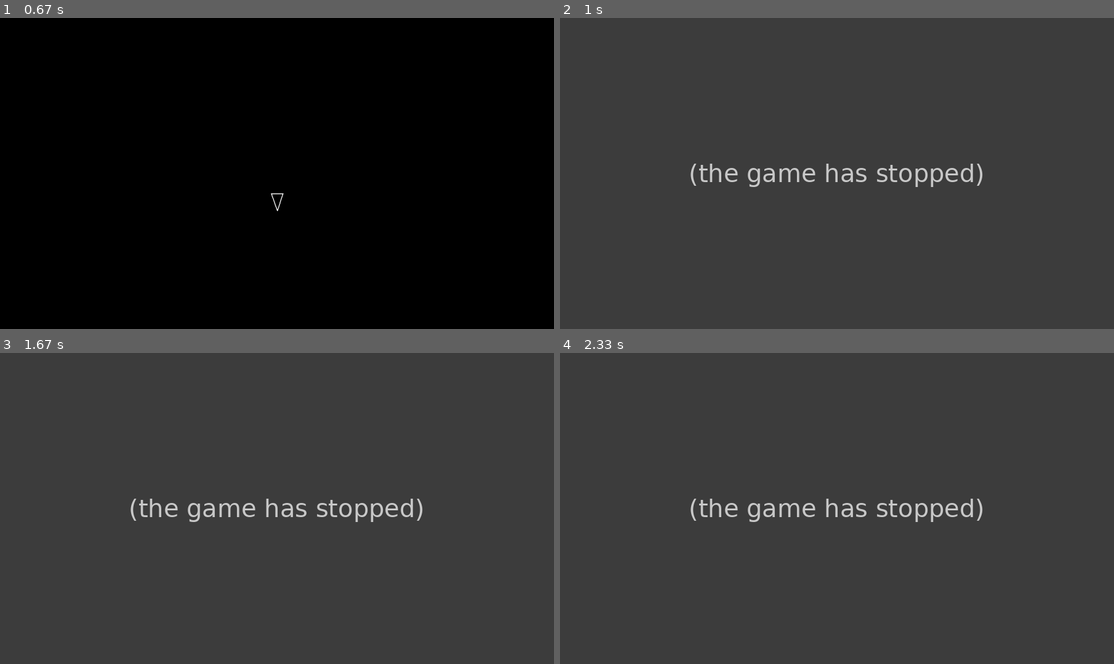
Above: before the commit, frames 1-4 (two rows, left to right).
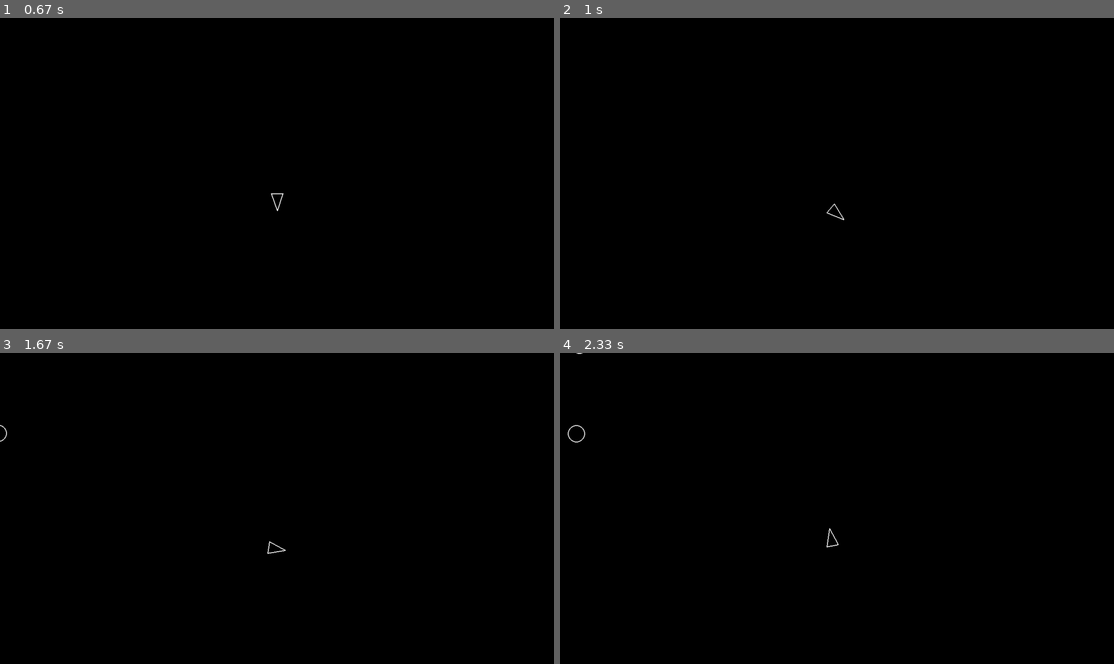
Above: after the commit, the same moments.

Repository: usrmod/pygame_asteroids
Game: pygame game, started from main.py
Two runs of this game, one before a commit and one after it. Both use one fixed random seed, a clock stepped at 60 frames per second and the inputs below.
Inputs:
- Up to frame 1 (0.67 s): hold W from 0.33 s (still down)
- Up to frame 2 (1 s): release W at 0.8 s; hold A from 0.83 s (still down)
- Up to frame 3 (1.67 s): release A at 1.37 s; hold S from 1.4 s (still down)
- Up to frame 4 (2.33 s): release S at 1.7 s; hold A 1.73-2.13 s; tap C at 1.88 s; hold W from 2.17 s (still down)

Frame 1 is identical in both runs. In frame 2, 100% of the frame differs, in the area x 0-100%, y 0-100%; in frame 3, 100%; in frame 4, 100%.
Error before the commit: NameError: name 'x' is not defined (asteroid.py line 12); the game stopped at 0.8 s (later frames are placeholders)

Commit message:
ch3 l2 - asteriod and player collision completed

Diff:
--- a/asteroid.py
+++ b/asteroid.py
@@ -6,10 +6,10 @@
 
 class Asteroid(CircleShape):
     def __init__(self, x, y, radius):
-        super().__init__(x, y, PLAYER_RADIUS)
+        super().__init__(x, y, radius)
 
     def draw(self, screen):
-        pygame.draw.circle(screen, "white", (x, y), PLAYER_RADIUS, 2)
+        pygame.draw.circle(screen, "white", self.position, self.radius, 2)
 
     def update(self, dt):
         self.position += self.velocity * dt
--- a/circleshape.py
+++ b/circleshape.py
@@ -21,3 +21,12 @@
     def update(self, dt):
         # sub-classes must override
         pass
+
+    def colli(self, other):
+        # returns true of false
+        # if pygame.math.Vector2.distance_to <= self.radius + other.radius:
+        #     return True
+        # else:
+        #     return False
+        distance = self.position.distance_to(other.position)
+        return distance <= self.radius + other.radius
--- a/main.py
+++ b/main.py
@@ -1,3 +1,5 @@
+import sys
+
 import pygame
 
 from asteroid import Asteroid
@@ -54,6 +56,9 @@
 
         # player.update(dt)
         updatable.update(dt)
+        for obj in asteroids:
+            if obj.colli(player):
+                sys.exit("Game over!")
         screen.fill("black")
         # player.draw(screen)
         for pl in drawable:
--- /dev/null
+++ b/shot.py
@@ -0,0 +1,7 @@
+from circleshape import CircleShape
+from constants import *
+
+
+class Shot(CircleShape):
+    def __init__(self, x, y, radius):
+        super().__init__(x, y, radius)
